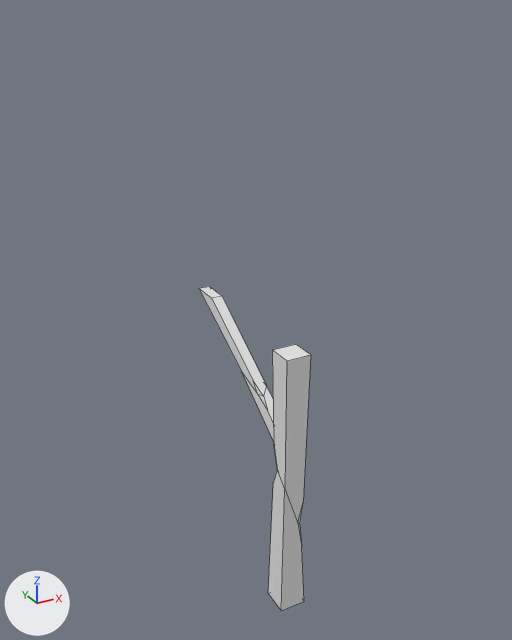
The FBX model Assets/Assetpacks/PolygonFantasyKingdom/Models/SM_Bld_House_Railing_Beam_02.fbx as it was, and as the next commit left it.
Camera for both pictures: a 50 mm lens placed at (-2.44, -3.9, 4.58), pointed at (0.08, 0.68, 2.29). Lighting does not change. The marker at lower left points along +X, +Y and +Z. Mesh edges are drawn as thin lines. Materials are left out; every surface is plain grey. Where no turn or scale is listed for an object, it has been applied to the vertices.

Objects in the first picture: 'SM_Bld_House_Railing_Beam_02'.
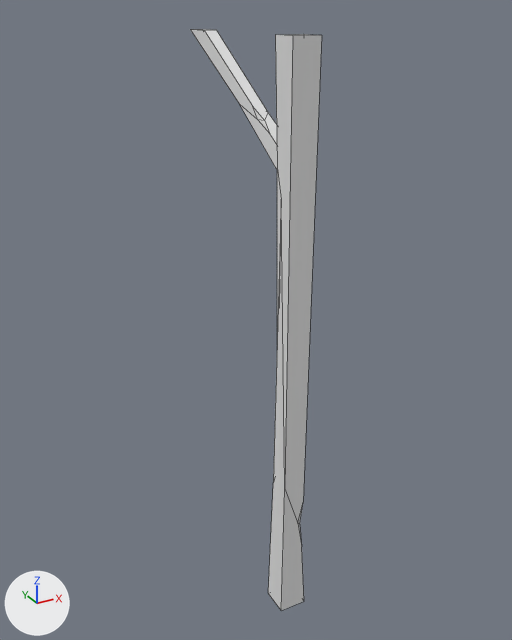
What the commit changed:
me_mesh is used by ob_sm_bld_house_railing_beam_02; location (0.0, 0.0, 0.0).
me_mesh had 36 vertices, 27 faces and spanned x -0.11..0.11, y -0.11..1.49, z 0.0..2.32.
me_mesh now has 36 vertices, 24 faces and spans x -0.11..0.11, y -0.11..1.49, z 0.0..4.44.
me_mesh part 1: a new loose piece of 18 vertices spanning x -0.05..0.06, y -0.06..1.49, z 3.55..4.44.
me_mesh part 2: the loose piece of 18 vertices spanning x -0.05..0.06, y -0.06..1.49, z 1.43..2.32 is deleted.
Part 3, on me_mesh:
6 vertices are removed from x -0.1..0.1, y -0.1..0.1, z 1.32..2.32.
9 faces are deleted.
6 vertices are added at (-0.1, -0.1, 4.44), (0.1, -0.1, 4.44), (-0.1, 0.1, 4.44), (0.1, 0.1, 4.44), (-0.09, 0.09, 3.64), (-0.09, 0.03, 3.44).
7 new faces join them.

Pixel boxes (x1, y1, x2, y2) of what changed, in the pictures (512 x 640 px; the box of a moved part takes in the faces that stretch with it):
'SM_Bld_House_Railing_Beam_02', reshaped (18% wider, 79% taller)
    before: (199, 286, 311, 611)
    after: (190, 29, 322, 611)
part 1 of me_mesh, added
    after: (190, 29, 277, 169)
part 2 of me_mesh, deleted
    before: (199, 286, 274, 442)
part 3 of me_mesh, moved or reshaped
    before: (272, 344, 311, 490)
    after: (273, 34, 322, 490)
